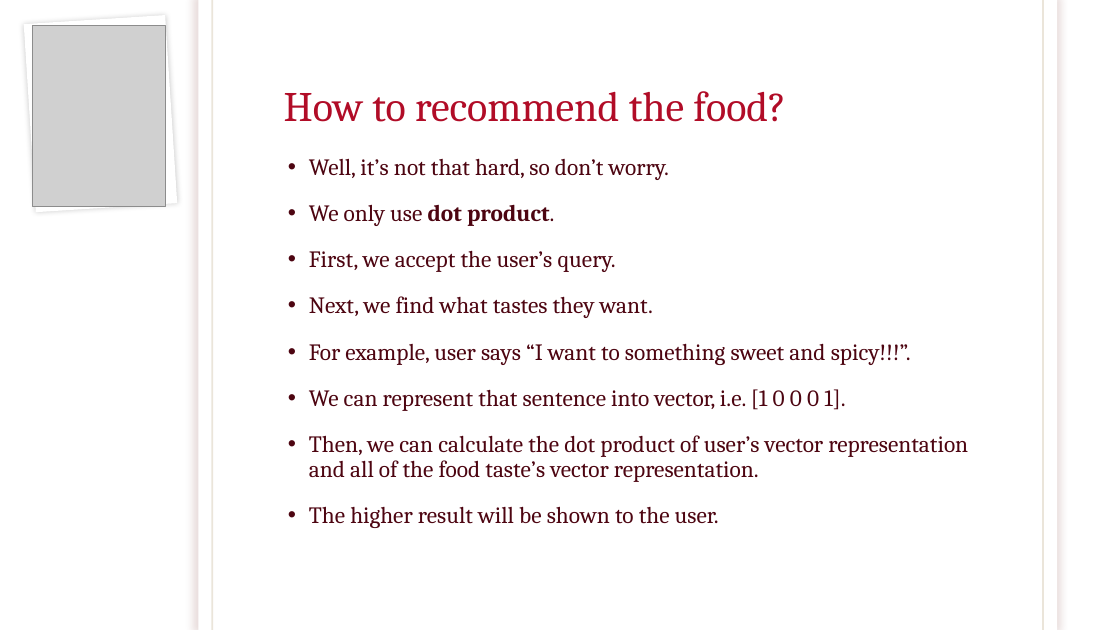
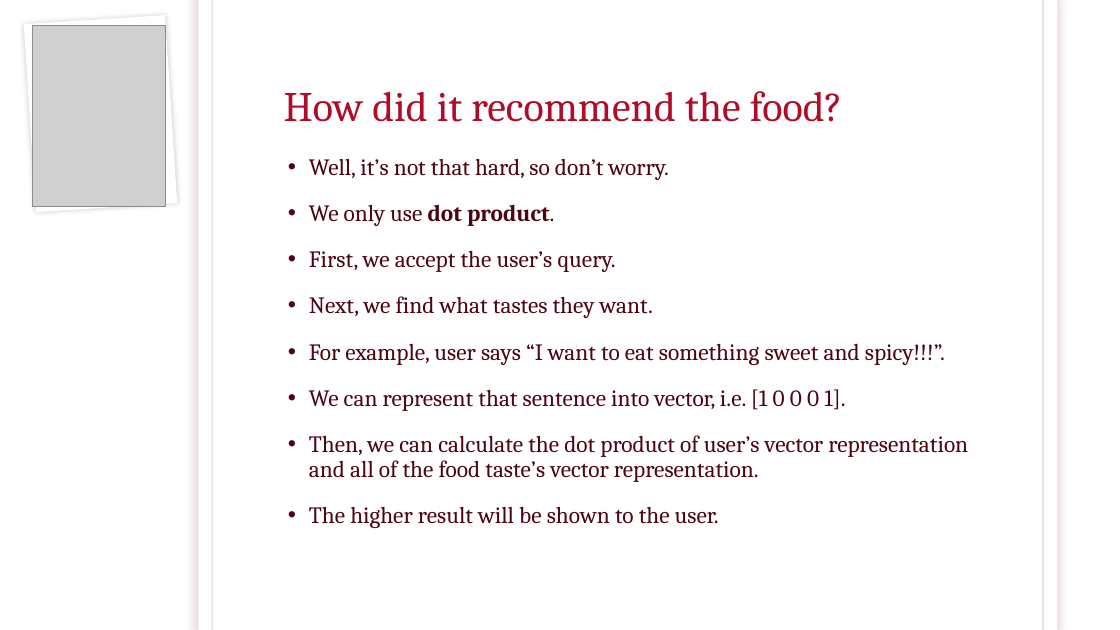
Before and after one commit to Rangga1708/Food-Recommender, a slide deck: slide 36 of Food Recommender Based on Taste.pptx (slide 34 before the commit). Drawn at 1120x630 pixels with LibreOffice and Linux fonts; fonts in the diff are those of the drawing; grey boxes stand for pictures; background and template pictures are left out. Boxes give left, top, right and bottom in pixels: in the first picture for what was removed or moved away, otherwise in the second. Text is boxed around its words. In the diff, an @@ line names an element or a change of style, - is before the commit and + after.

```diff
--- a/Food Recommender Based on Taste.pptx
+++ b/Food Recommender Based on Taste.pptx
@@ title at (284, 91, 843, 122): text changed @@
-How to recommend the food?
+How did it recommend the food?
@@ text at (309, 343, 945, 365): text changed @@
-• For example, user says “I want to something sweet and spicy!!!”.
+• For example, user says “I want to eat something sweet and spicy!!!”.
```
Also in this commit, not shown: 17 other slides changed, 6 slides added, 1 slide removed.
